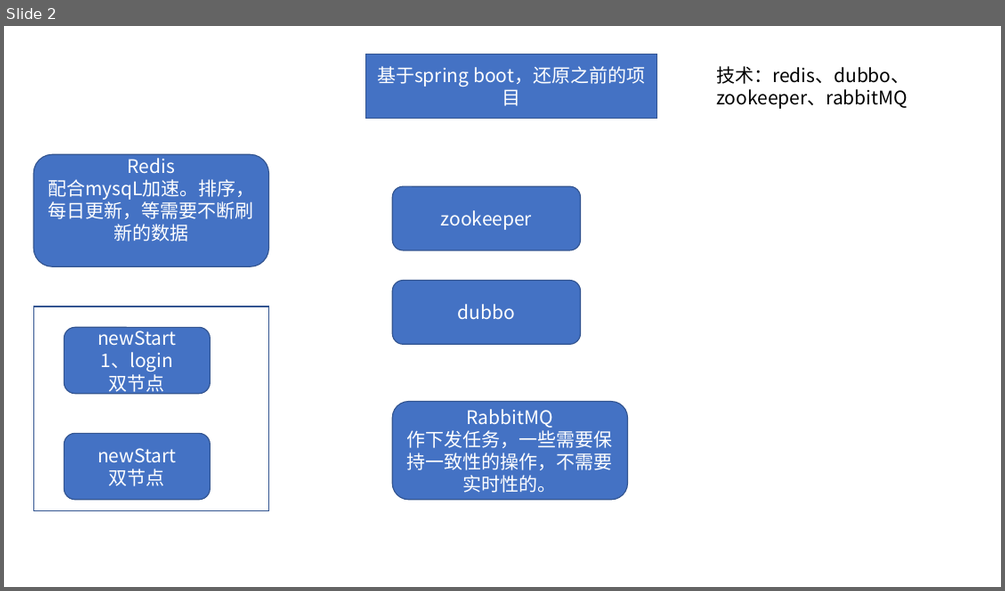
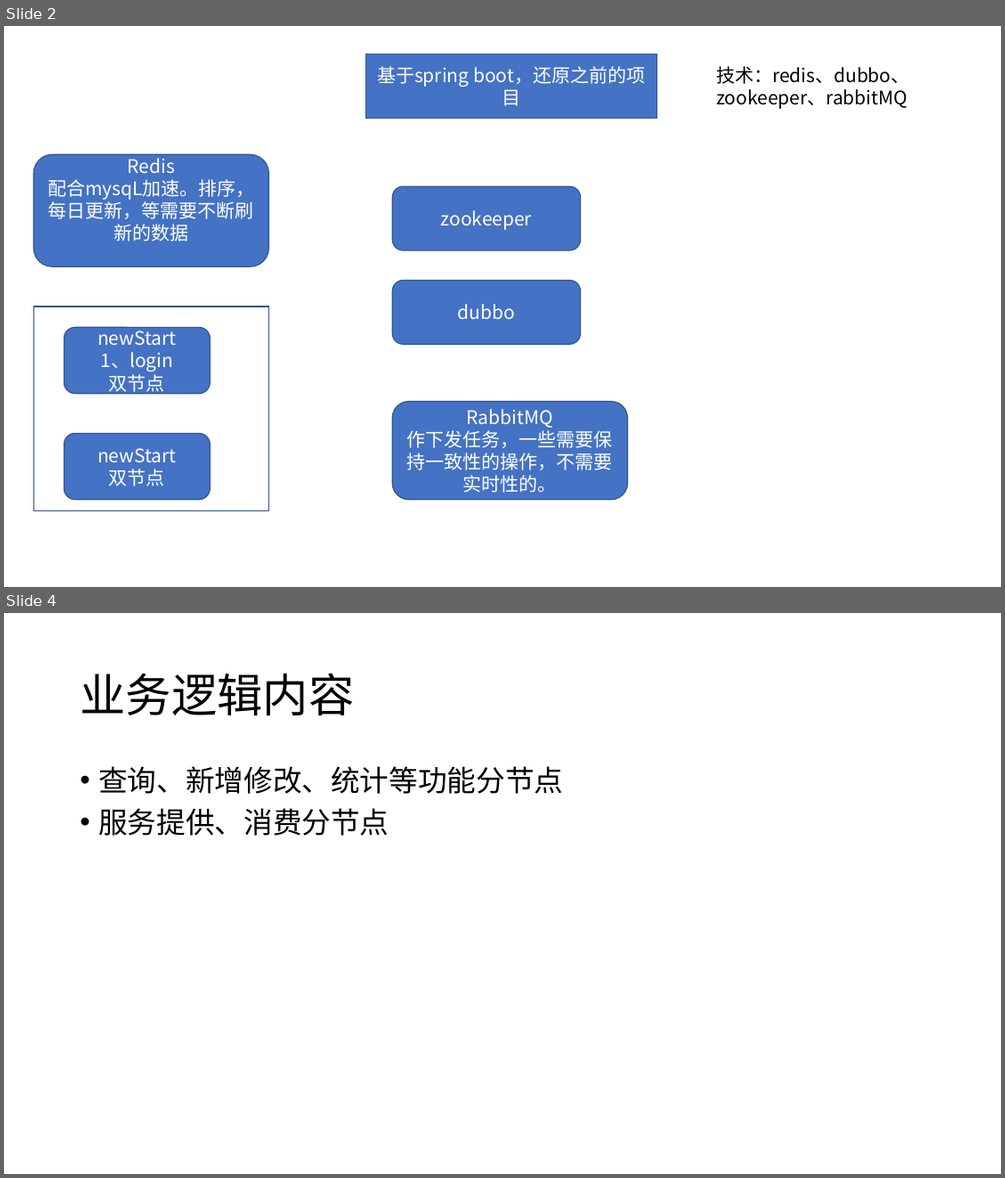
Before and after one commit to wind814/newStart, a slide deck: document/0415_newStart.pptx. Shown one above the other, each under a label of ours: slide 2 before the commit, slides 2 and 4 after it; the slides between them are not shown. The pictures are 1005x591 and 1005x1178 pixels, drawn with LibreOffice and Linux fonts; fonts in the diff are those of the drawing. Boxes give left, top, right and bottom in pixels: in the first picture for what was removed or moved away, otherwise in the second. Text is boxed around its words. In the diff, an @@ line names an element or a change of style, - is before the commit and + after.

```diff
--- a/document/0415_newStart.pptx
+++ b/document/0415_newStart.pptx
@@ slide 4 added at (4,613,1001,1174), background #FFFFFF @@
@@ title added at (80,673,354,716), 44 pt, text #000000 @@
+业务逻辑内容
@@ text added at (98,766,563,835), 28 pt, text #000000 @@
+• 查询、新增修改、统计等功能分节点
+• 服务提供、消费分节点
```
Also in this commit, not shown: 1 slide changed, 1 slide removed.
